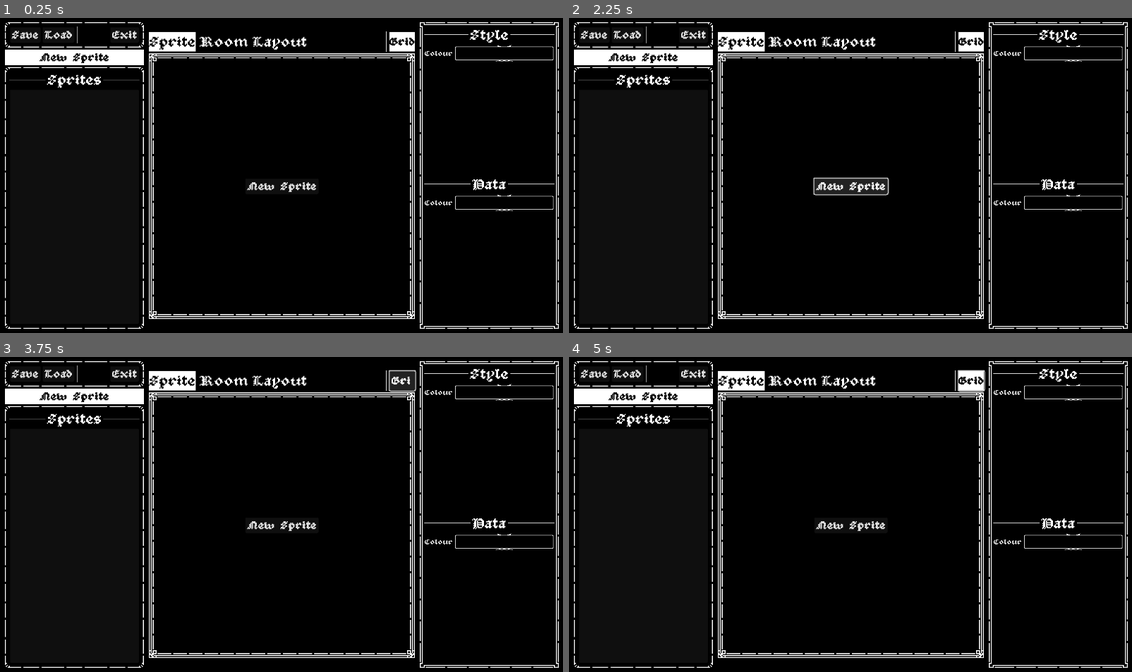
Above: before the commit, frames 1-4 (two rows, left to right).
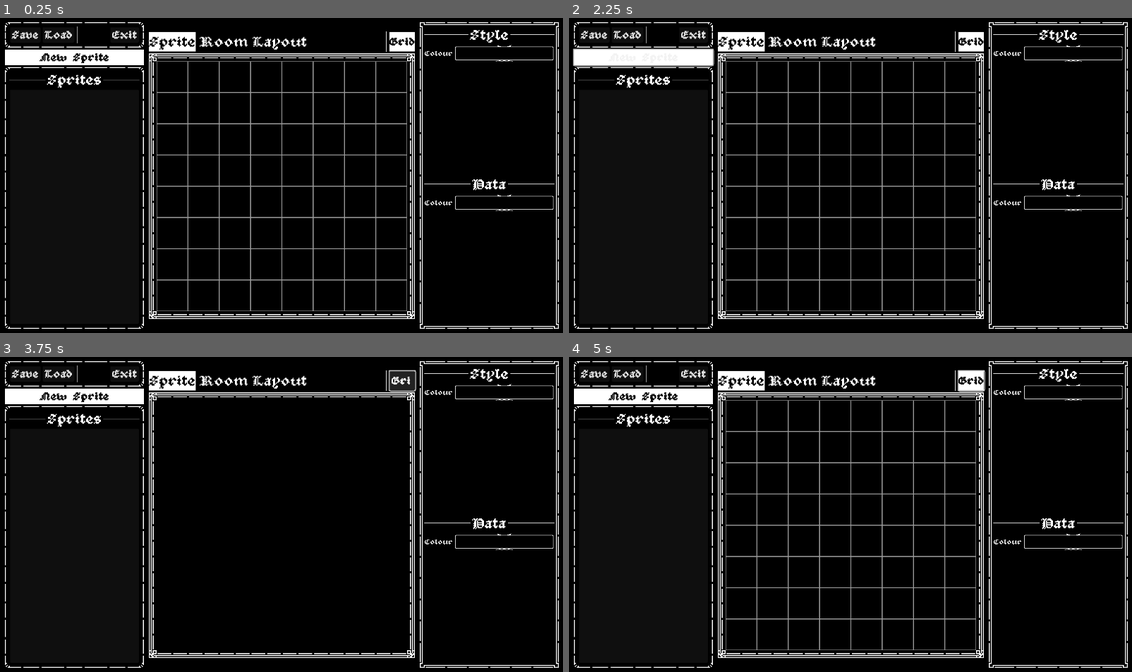
Above: after the commit, the same moments.

Repository: 3enjm/texed
Game: Godot game, scene res://src/main.tscn
Two runs of this game, one before a commit and one after it. Both use one fixed random seed, a clock stepped at 60 frames per second and the inputs below.
Inputs:
- Up to frame 1 (0.25 s): no input
- Up to frame 2 (2.25 s): click "New Sprite" at 0.5 s; click "New Sprite" at 1.25 s; click "New Sprite" at 2 s
- Up to frame 3 (3.75 s): click "New Sprite" at 2.75 s; click "Grid" at 3.5 s
- Up to frame 4 (5 s): click "Grid" at 4.25 s

The runs differ from the first frame. In frame 1, 3.1% of the frame differs, in the area x 27-73%, y 13-94%; in frame 2, 4.0%, in the area x 0-73%, y 9-94%; in frame 3, 0.2%; in frame 4, 3.1%.

Commit message:
More work done on SpriteData class and integration into main UI

Diff:
--- a/src/asset_data.gd
+++ b/src/asset_data.gd
@@ -2,33 +2,22 @@
 class_name AssetData
 extends Resource
 
-enum Type {
+enum AssetType {
 	SPRITE,
 	ROOM
 }
 
-enum SubType {
-	NONE,
-	CREATURE,
-	ITEM
-}
-
-func set_image(img: Image) -> void:
-	return
-func get_image() -> Image:
-	return Image.new()
-
-func set_fg_colour(colour: Color) -> void:
-	return
-func get_fg_colour() -> Color:
-	return Color.WHITE
-
-func set_bg_colour(colour: Color) -> void:
-	return
-func get_bg_colour() -> Color:
-	return Color.BLACK
-
-func set_tex_data_array(tex_data: Array[bool]) -> void:
-	return
-func get_tex_data_array() -> Array[bool]:
-	return [false]
+@abstract
+func set_image(img: Image) -> void
+@abstract
+func get_image() -> Image
+@abstract
+func set_fg_colour(colour: Color) -> void
+@abstract
+func get_fg_colour() -> Color
+@abstract
+func set_tex_data_array(tex_data: Array) -> void
+@abstract
+func get_tex_data_array() -> Array
+@abstract
+func get_asset_type() -> AssetType
--- a/src/main.gd
+++ b/src/main.gd
@@ -6,6 +6,10 @@
 ###
 # UI
 ###
+
+@onready var init_panel: Panel = %InitPanel
+
+
 @onready var canvas_viewport: SubViewport = %CanvasViewport
 @onready var toggle_grid_button: Button = %ToggleGridButton
 @onready var grid_texture_rect: TextureRect = %GridTextureRect
@@ -28,12 +32,23 @@
 	ROOM_EDIT_POSITION,
 }
 
-var assets: Dictionary[AssetData.Type, Array] = {}
+var assets: Dictionary[AssetData.AssetType, Array] = {}
 
-var active_asset_data: AssetData
+var active_asset_data: Dictionary[EditorMode, AssetData]
 
-var active_ed_mode: EditorMode = EditorMode.SPRITE_EDIT
-var active_ed_smode: EditorMode = EditorMode.NO_SUBMODE
+var ed_mode: EditorMode = EditorMode.SPRITE_EDIT
+var ed_smode: EditorMode = EditorMode.NO_SUBMODE
+
+func _ready() -> void:
+	new_asset_button.pressed.connect(_on_create_asset)
+	init_asset_button.pressed.connect(_on_create_asset)
+
+func _on_create_asset() -> void:
+	if not active_asset_data.get(ed_mode, null):
+		active_asset_data[ed_mode] = SpriteData.new() if ed_mode == EditorMode.SPRITE_EDIT else null
+	else:
+		#TODO: Ask if we want to save the current active asset?
+		pass
 
 func _on_toggle_grid_button_toggled(toggled_on: bool) -> void:
 	grid_texture_rect.visible = toggled_on
@@ -49,27 +64,40 @@
 func _on_save_button_pressed() -> void:
 	#TODO: Are we writing room data or sprite data?
 	#TODO: Write data
-	if active_ed_mode == EditorMode.SPRITE_EDIT || \
-		active_ed_mode == EditorMode.ROOM_EDIT:
+	if ed_mode == EditorMode.SPRITE_EDIT || \
+		ed_mode == EditorMode.ROOM_EDIT:
 
 		canvas.brush.visible = false
 		await RenderingServer.frame_post_draw
 		var vp_image := canvas_viewport.get_texture().get_image()
 		vp_image.resize(64,64)
-		active_asset_data.set_image(vp_image)
+		active_asset_data[ed_mode].set_image(vp_image)
 		asset_list.add_item("", ImageTexture.create_from_image(vp_image))
 		canvas.brush.visible = true
 
 func change_ed_mode(mode: EditorMode) -> void:
-	if mode != active_ed_mode:
+	if mode != ed_mode:
 		if mode == EditorMode.SPRITE_EDIT:
 			camera_2d.zoom = Vector2(1.0, 1.0)
 			(grid_texture_rect.material as ShaderMaterial).set_shader_parameter("scale", 1.0)
+			new_asset_button.text = "New Sprite"
+			init_asset_button.text = "New Sprite"
 
 		elif mode == EditorMode.ROOM_EDIT:
 			camera_2d.zoom = Vector2(0.5, 0.5)
 			(grid_texture_rect.material as ShaderMaterial).set_shader_parameter("scale", 2.0)
-		active_ed_mode = mode
+			new_asset_button.text = "New Room"
+			init_asset_button.text = "New Room"
+
+		ed_mode = mode
+
+func populate_asset_list(asset_type: AssetData.AssetType) -> void:
+	asset_list.clear()
+	for a in assets[asset_type]:
+		var asset_data := a as AssetData
+		if asset_data:
+			asset_list.add_icon_item(ImageTexture.create_from_image(asset_data.get_image()))
 
 func _on_asset_list_item_selected(index: int) -> void:
+	#TODO: If changes have been made ask about it. Then load image data into tilemap layer
 	pass # Replace with function body.
--- a/src/main.tscn
+++ b/src/main.tscn
@@ -214,6 +214,7 @@
 
 [node name="InitPanel" type="Panel" parent="MainUI/Control/MarginContainer/HBoxContainer2/CenterContainer/VBoxContainer3/Editor"]
 unique_name_in_owner = true
+visible = false
 layout_mode = 2
 
 [node name="CenterContainer" type="CenterContainer" parent="MainUI/Control/MarginContainer/HBoxContainer2/CenterContainer/VBoxContainer3/Editor/InitPanel"]
--- a/src/sprite_data.gd
+++ b/src/sprite_data.gd
@@ -1,2 +1,36 @@
 class_name SpriteData
 extends AssetData
+
+enum SpriteType {
+	CREATURE,
+	ITEM,
+	ROOM_TILE
+}
+
+var _asset_type: AssetData.AssetType = AssetData.AssetType.SPRITE : get = get_asset_type
+func get_asset_type() -> AssetData.AssetType:
+	return _asset_type
+
+var sprite_type: SpriteType = SpriteType.CREATURE : get = get_sprite_type, set = set_sprite_type
+func set_sprite_type(type: SpriteType) -> void:
+	sprite_type = type
+func get_sprite_type() -> SpriteType:
+	return sprite_type
+
+var tex_data_array: Array[bool] = [] : set = set_tex_data_array, get = get_tex_data_array
+func set_tex_data_array(tex_data: Array[bool]) -> void:
+	tex_data_array = tex_data
+func get_tex_data_array() -> Array[bool]:
+	return tex_data_array
+
+var fg_colour: Color = Color.WHITE : set = set_fg_colour, get = get_fg_colour
+func set_fg_colour(colour: Color) -> void:
+	fg_colour = colour
+func get_fg_colour() -> Color:
+	return fg_colour
+
+var image: Image : set = set_image, get = get_image
+func set_image(img: Image) -> void:
+	image = img
+func get_image() -> Image:
+	return image
